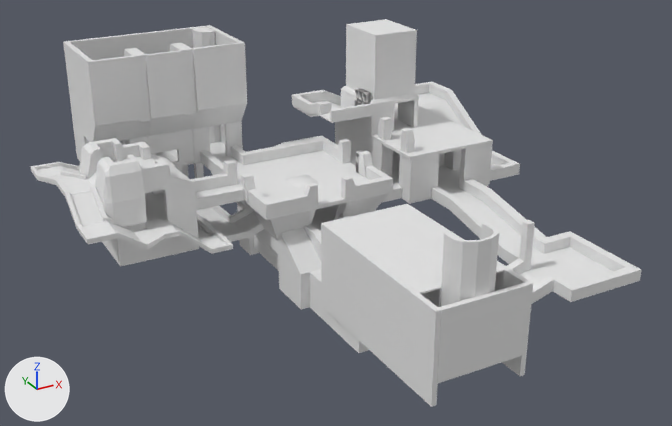
What one commit did to the FBX model Assets/Meshes/Scenery/Lockout.fbx.
Rendered twice from a camera (50 mm lens) standing at (-13.8, -75.1, 31.0) and looking at (21.2, -11.6, -0.7). Every picture has the same lights, and +X, +Y and +Z are marked at lower left. Where no turn or scale is listed for an object, it has been applied to the vertices. Vertices at the same position are counted once.

Objects in the first picture: 'Bridge.023', 'Bridge.035', 'Bridge.036', 'Bridge.037', 'Edge.066', 'Edge.067', 'Edge.068', 'Edge.069', 'LibraryL.000', 'LibraryM.000', 'MediumPillar.005', 'MediumPillar.009', 'MiddleGround.001', 'Tower.000', 'libraryR.00'.
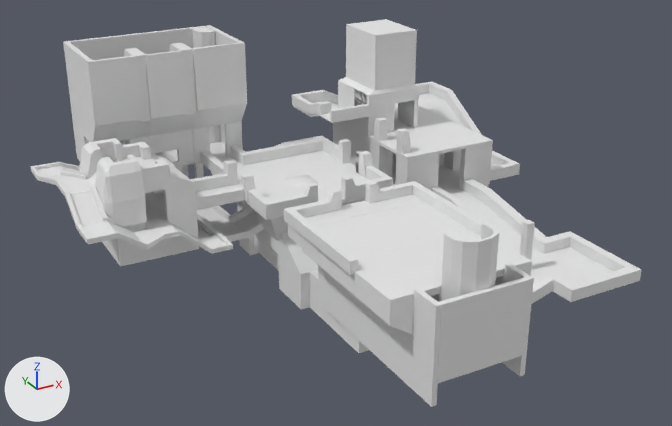
What the commit changed:
me_cube_167 is used by ob_edge_066; location (18.65, -16.71, -4.3).
me_cube_167 had 24 vertices, 22 faces and spanned x -1.13..6.12, y -0.21..0.21, z -0.15..5.45.
me_cube_167 now has 40 vertices, 38 faces and spans x -3.42..8.44, y -0.21..2.21, z -0.15..5.55.
me_cube_167 part 1: 22 vertices removed from x -1.13..6.12, y -0.21..0.21, z -0.15..5.45; 38 vertices added at x -3.42..8.44, y -0.21..2.21, z -0.15..5.55.
me_cube_118 is used by ob_bridge_023; location (34.72, 3.4, 4.85).
me_cube_118 had 91 vertices, 95 faces and spanned x -4.1..1.24, y -4.95..1.14, z -1.42..6.45.
me_cube_118 now has 91 vertices, 98 faces and spans x -4.45..1.24, y -4.95..1.14, z -1.42..6.45.
Part 2, on me_cube_118:
25 vertices in x -3.95..1.24, y -4.95..1.14, z -0.07..0.25 move by (0.0, 0.0, 0.89).
8 vertices in x -4.1, y -4.95..1.14, z -1.42..-0.39 move by (-0.35, 0.0, 0.0).
6 vertices in x -3.81..0.91, y -4.13, z -1.42..6.45 move by (0.0, -0.41, 0.0).
5 vertices in x -3.95..0.91, y -4.13, z -0.07..0.25 move by (0.0, -0.41, 0.89).
4 vertices in x -4.1, y -4.95..1.14, z -0.07 move by (-0.35, 0.0, 0.89).
4 vertices in x -3.58..1.23, y -4.13, z -1.42..-0.39 move by (0.0, -0.4, 0.0).
6 vertices move from x -4.1..1.23, y -4.13, z -1.42..-0.07 to x -4.45..1.23, y -4.54..-4.53, z -1.42..0.82.
3 new faces join them.
me_cube_176 is used by ob_bridge_037; location (23.66, -17.82, 1.08).
me_cube_176 had 8 vertices, 6 faces and spanned x -6.13..1.04, y -11.89..0.96, z -0.05..0.07.
me_cube_176 now has 24 vertices, 22 faces and spans x -8.4..3.46, y -11.89..0.96, z -2.83..0.5.
me_cube_176 part 4: the whole mesh is rebuilt.
me_cube_174 has 40 vertices, 38 faces and spans x -1.13..6.12, y -0.21..2.03, z -0.15..5.45.
me_cube_174 is used by ob_edge_069; location (18.65, -32.11, -4.3).
Before the commit, vertices of me_cube_174: 1 (6.12, 0.21, 5.45) at pixel (525, 282), 2 (6.11, -0.21, 5.45) at pixel (529, 284), 4 (-1.13, -0.21, 5.45) at pixel (441, 310), 5 (-1.13, 0.21, 5.45) at pixel (437, 307), 12 (0.92, -0.21, 5.45) at pixel (467, 302).
Before the commit, vertices of me_cube_174: 13 (3.91, -0.21, 5.45) at pixel (503, 292), 14 (0.92, 0.21, 5.45) at pixel (463, 300), 15 (3.91, 0.21, 5.45) at pixel (499, 289).
Part 3, on me_cube_174:
Vertices 1, 2, 4, 5, 12 to 15 of me_cube_174 move by (0.0, 0.0, 0.41).
Mesh me_cube_178 is new.
It has 12 vertices, 10 faces and spans x -0.55..0.45, y -0.34..0.34, z -0.47..1.33.
Mesh me_cube_180 is new.
It has 12 vertices, 10 faces and spans x -0.45..0.55, y -0.34..0.34, z -0.47..1.33.
Mesh me_cube_177 is new.
It has 16 vertices, 14 faces and spans x -2.39..1.41, y -11.24..-0.77, z -0.16..0.85.
Mesh me_cube_179 is new.
It has 16 vertices, 14 faces and spans x -1.41..2.39, y -11.26..-0.76, z -0.15..0.86.
Object 'MediumPillar.009' (ob_mediumpillar_009) moves from (31.25, -6.94, 2.1) to (30.79, -6.94, 2.1).
Object 'Bridge.037' (ob_bridge_037) moves from (23.66, -17.82, 1.08) to (23.66, -17.82, 0.73).
Object 'MediumPillar.005' (ob_mediumpillar_005) moves from (31.22, -3.02, 2.1) to (30.76, -3.02, 2.1).
Object 'SmallPillar.004' (ob_smallpillar_004) is new; it shows me_cube_178.
Its location is (19.25, -14.84, 1.54).
Object 'SmallPillar.005' (ob_smallpillar_005) is new; it shows me_cube_180.
Its location is (22.77, -14.85, 1.54).
Object 'CornerEdge.004' (ob_corneredge_004) is new; it shows me_cube_177.
Its location is (25.71, -13.75, 1.21).
Object 'CornerEdge.005' (ob_corneredge_005) is new; it shows me_cube_179.
Its location is (16.31, -13.74, 1.21).

Where the change shows, as pixel boxes (x1, y1, x2, y2) in the pictures (672 x 426 px; the box of a moved part takes in the faces that stretch with it):
'Bridge.037', reshaped, moved (31% wider, 49% taller)
    before: (329, 206, 505, 294)
    after: (302, 202, 532, 334)
'Edge.069', reshaped
    before: (437, 282, 530, 383)
    after: (437, 277, 530, 383)
'Bridge.023', reshaped
    before: (341, 19, 419, 107)
    after: (338, 19, 419, 107)
'CornerEdge.005', added
    after: (284, 200, 358, 275)
'CornerEdge.004', added
    after: (380, 181, 485, 236)
'Edge.066', reshaped
    before: (326, 205, 405, 224)
    after: (288, 194, 424, 287)
'MediumPillar.009', moved
    before: (401, 127, 415, 153)
    after: (396, 128, 411, 154)
'MediumPillar.005', moved
    before: (378, 117, 392, 141)
    after: (374, 117, 388, 141)
'SmallPillar.005', added
    after: (365, 181, 380, 203)
'SmallPillar.004', added
    after: (326, 188, 342, 212)
part 2 of me_cube_118, built on
    before: (341, 74, 419, 107)
    after: (338, 74, 419, 107)
part 3 of me_cube_174, moved or reshaped
    before: (438, 282, 530, 339)
    after: (438, 277, 530, 339)
